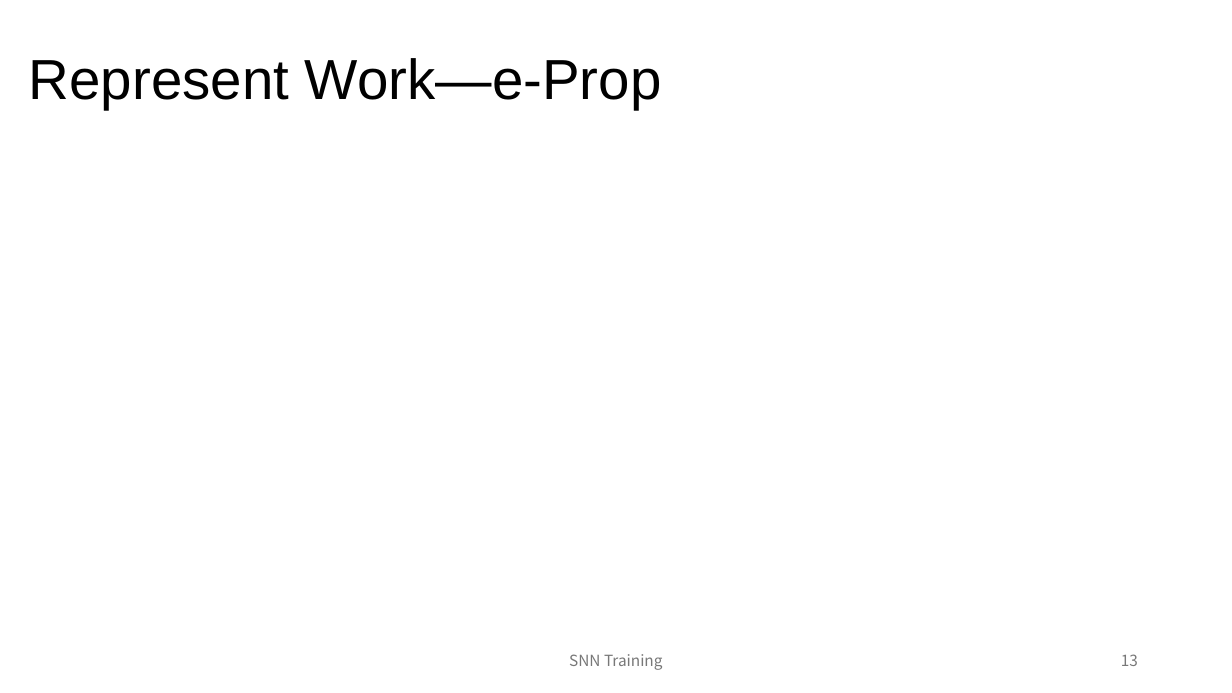
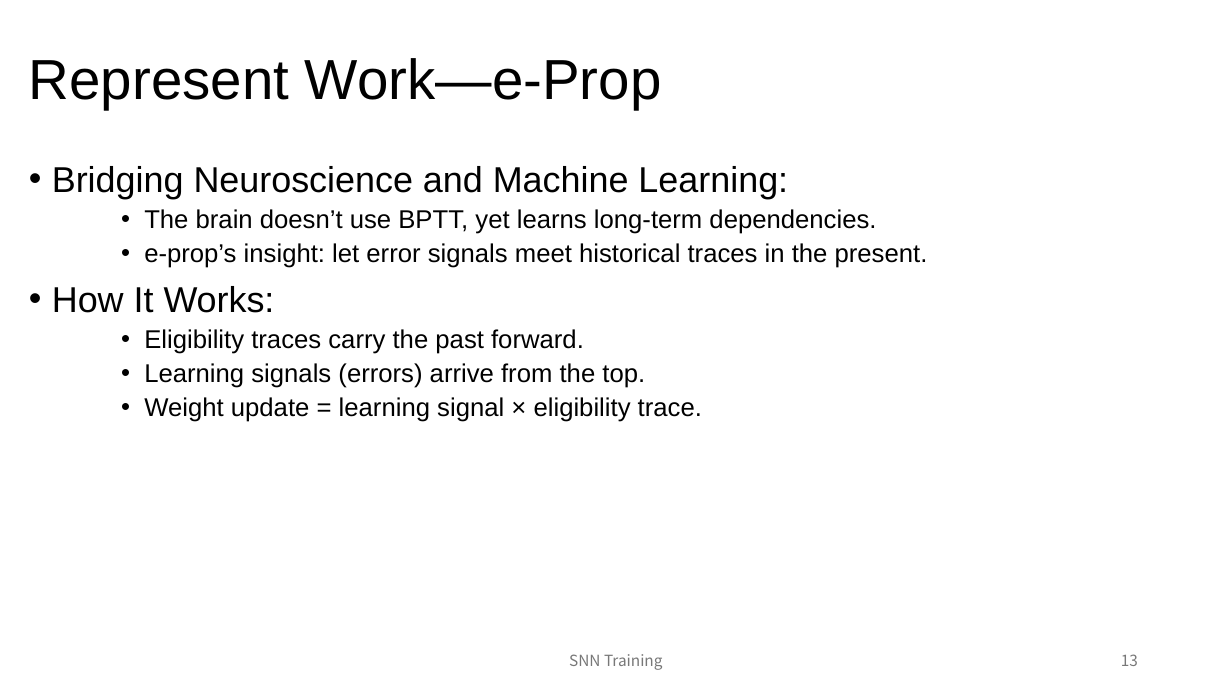
Before and after one commit to Taotu02feather/SNNInformationReconstruction, a slide deck: slide 13 of GroupMeeting&CourseSlide/Slide/SNNTrainingSlideNotes/Week4_SNN Training.pptx. Drawn at 1232x693 pixels with LibreOffice and Linux fonts; fonts in the diff are those of the drawing. Boxes give left, top, right and bottom in pixels: in the first picture for what was removed or moved away, otherwise in the second. Text is boxed around its words. In the diff, an @@ line names an element or a change of style, - is before the commit and + after.

```diff
--- a/GroupMeeting&CourseSlide/Slide/SNNTrainingSlideNotes/Week4_SNN Training.pptx
+++ b/GroupMeeting&CourseSlide/Slide/SNNTrainingSlideNotes/Week4_SNN Training.pptx
@@ text added at bbox=[52, 166, 928, 422], 20 pt, text #000000 @@
+• Bridging Neuroscience and Machine Learning:
+    • The brain doesn’t use BPTT, yet learns long-term dependencies.
+    • e-prop’s insight: let error signals meet historical traces in the present.
+    • How It Works:
+    • Eligibility traces carry the past forward.
+    • Learning signals (errors) arrive from the top.
+    • Weight update = learning signal × eligibility trace.
```
Also in this commit, not shown: 2 other slides changed, 8 other files.
